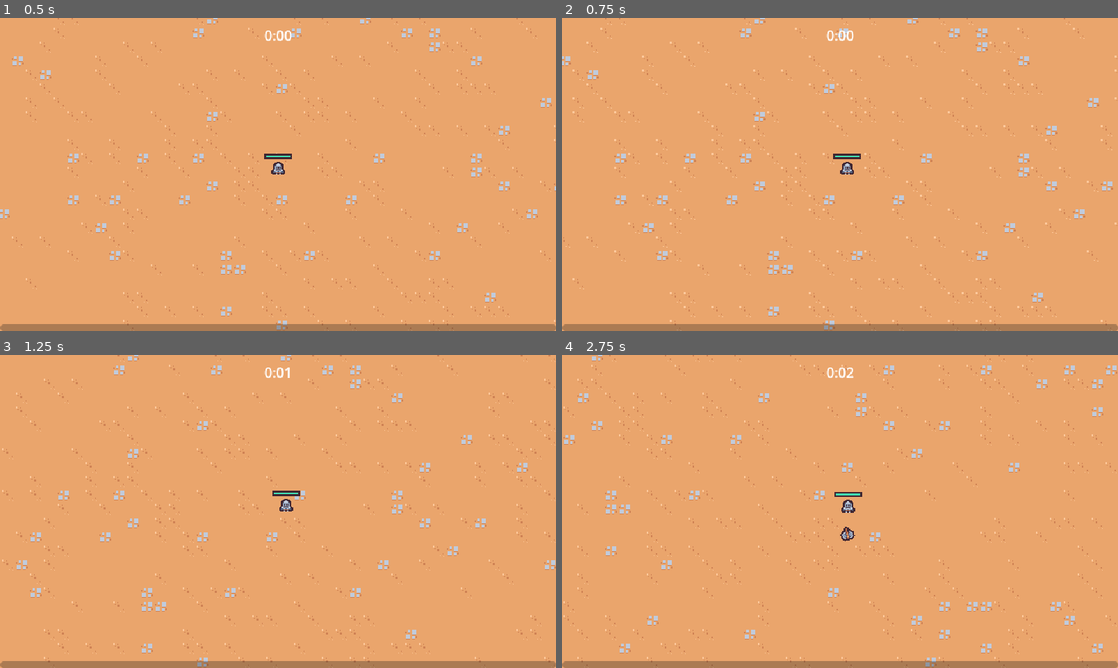
Above: before the commit, frames 1-4 (two rows, left to right).
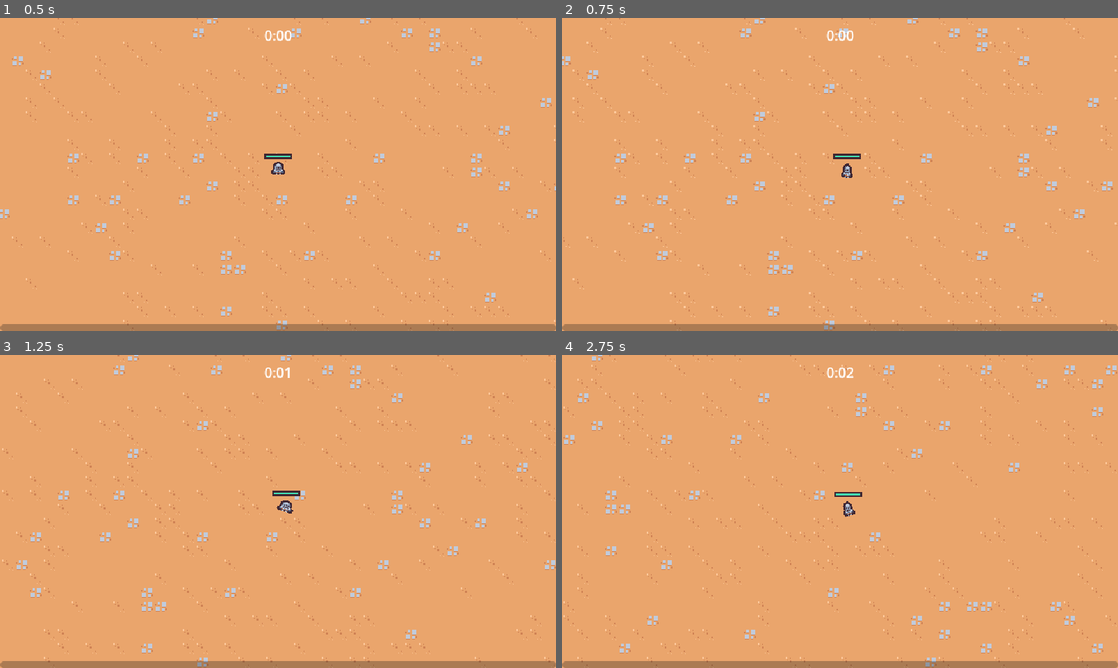
Above: after the commit, the same moments.

Repository: maxkaiser11/2DSurvivor
Game: Godot game, scene res://scenes/main/main.tscn
Two runs of this game, one before a commit and one after it. Both use one fixed random seed, a clock stepped at 60 frames per second and the inputs below.
Inputs (mouse positions are in pixels of both pictures, inside the frame that each line leads up to):
- Up to frame 1 (0.5 s): no input
- Up to frame 2 (0.75 s): move the mouse to (962, 158) at 0.52 s; press the mouse at (962, 158) at 0.53 s; hold D (move_right) from 0.53 s (still down)
- Up to frame 3 (1.25 s): keep holding D (move_right)
- Up to frame 4 (2.75 s): move the mouse to (728, 527) at 1.27 s; release D (move_right) at 1.28 s; release the mouse at (728, 527) at 1.28 s; hold S (move_down) 1.28-2.03 s; click (728, 527) at 1.35 s; move the mouse to (895, 442) at 2.02 s; press the mouse at (895, 442) at 2.03 s; hold D (move_right) from 2.03 s (still down)

Frame 1 is identical in both runs. In frame 2, less than 0.1% of the frame differs, in the area x 50-53%, y 46-52%; in frame 3, less than 0.1%; in frame 4, 0.2%, in the area x 50-53%, y 46-60%.

Commit message:
animated player

Diff:
--- /dev/null
+++ b/resources/upgrades/ability.gd
@@ -0,0 +1,4 @@
+extends AbilityUpgrade
+class_name Ability
+
+@export var ability_controller_scene: PackedScene
--- a/resources/upgrades/ability_upgrade.gd
+++ b/resources/upgrades/ability_upgrade.gd
@@ -2,5 +2,6 @@
 class_name AbilityUpgrade
 
 @export var id: String
+@export var max_quantity: int
 @export var name: String
 @export_multiline var description: String
--- /dev/null
+++ b/resources/upgrades/axe.tres
@@ -0,0 +1,12 @@
+[gd_resource type="Resource" script_class="Ability" load_steps=3 format=3 uid="uid://dly4f2a6s677h"]
+
+[ext_resource type="PackedScene" uid="uid://dsm8ofwx1bfgo" path="res://scenes/ability/axe_ability_controller/axe_ability_controller.tscn" id="1_l7g5u"]
+[ext_resource type="Script" path="res://resources/upgrades/ability.gd" id="1_v2vo6"]
+
+[resource]
+script = ExtResource("1_v2vo6")
+ability_controller_scene = ExtResource("1_l7g5u")
+id = "axe"
+max_quantity = 1
+name = "Axe"
+description = "Periodically sends out a spinning axe."
--- a/resources/upgrades/sword_rate.tres
+++ b/resources/upgrades/sword_rate.tres
@@ -1,9 +1,10 @@
-[gd_resource type="Resource" load_steps=2 format=3 uid="uid://chqqw4ofb8teo"]
+[gd_resource type="Resource" script_class="AbilityUpgrade" load_steps=2 format=3 uid="uid://chqqw4ofb8teo"]
 
 [ext_resource type="Script" path="res://resources/upgrades/ability_upgrade.gd" id="1_to1jt"]
 
 [resource]
 script = ExtResource("1_to1jt")
 id = "sword_rate"
+max_quantity = 5
 name = "Sword Quickness"
-description = "Increases sword attack rate by 10%."
+description = "Increases sword attack rate by 10%. (Stacks up to 5 times)"
--- a/scenes/ability/axe_ability_controller/axe_ability_controller.tscn
+++ b/scenes/ability/axe_ability_controller/axe_ability_controller.tscn
@@ -8,5 +8,5 @@
 axe_ability_scene = ExtResource("2_g7ndb")
 
 [node name="Timer" type="Timer" parent="."]
-wait_time = 2.0
+wait_time = 3.5
 autostart = true
--- a/scenes/game_object/player/player.gd
+++ b/scenes/game_object/player/player.gd
@@ -6,6 +6,9 @@
 @onready var damage_interval_timer = $DamageIntervalTimer
 @onready var health_component = $HealthComponent
 @onready var health_bar = $HealthBar
+@onready var abilities = $Abilities
+@onready var animation_player = $AnimationPlayer
+@onready var visuals = $Visuals
 
 var number_colliding_bodies = 0
 
@@ -15,6 +18,7 @@
 	$CollisionArea2D.body_exited.connect(on_body_exited)
 	damage_interval_timer.timeout.connect(on_damage_interval_timer_timeout)
 	health_component.health_changed.connect(on_health_changed)
+	GameEvents.ability_upgrade_added.connect(on_ability_upgrade_added)
 	update_health_display()
 
 
@@ -25,6 +29,17 @@
 
 	velocity = velocity.lerp(target_velocity,  1 - exp(-delta * ACCELERATION_SMOOTHING))
 	move_and_slide()
+
+	if movement_vector.x != 0 || movement_vector.y != 0:
+		animation_player.play("walk")
+	else:
+		animation_player.play("RESET")
+
+	var move_sign = sign(movement_vector.x)
+	if move_sign == 0:
+		visuals.scale = Vector2.ONE
+	else:
+		visuals.scale = Vector2(move_sign, 1)
 
 
 func get_movement_vector():
@@ -61,3 +76,11 @@
 
 func on_health_changed():
 	update_health_display()
+
+
+func on_ability_upgrade_added(ability_upgrade: AbilityUpgrade, current_upgrades: Dictionary):
+	if not ability_upgrade is Ability:
+		return
+
+	var ability = ability_upgrade as Ability
+	abilities.add_child(ability.ability_controller_scene.instantiate())
--- a/scenes/game_object/player/player.tscn
+++ b/scenes/game_object/player/player.tscn
@@ -1,10 +1,96 @@
-[gd_scene load_steps=11 format=3 uid="uid://divn3ixbwn42n"]
+[gd_scene load_steps=13 format=3 uid="uid://divn3ixbwn42n"]
 
 [ext_resource type="Texture2D" uid="uid://cn84vwfxwktiv" path="res://scenes/game_object/player/player.png" id="1_dql74"]
 [ext_resource type="Script" path="res://scenes/game_object/player/player.gd" id="1_uikdj"]
 [ext_resource type="PackedScene" uid="uid://cuwmvtlvrme8a" path="res://scenes/ability/sword_ability_controller/sword_ability_controller.tscn" id="2_i3xee"]
 [ext_resource type="PackedScene" uid="uid://0dbp2ke841oi" path="res://scenes/component/health_component.tscn" id="2_p6j2q"]
-[ext_resource type="PackedScene" uid="uid://dsm8ofwx1bfgo" path="res://scenes/ability/axe_ability_controller/axe_ability_controller.tscn" id="4_mwurj"]
+
+[sub_resource type="Animation" id="Animation_ywt07"]
+resource_name = "walk"
+length = 0.4
+loop_mode = 1
+step = 0.1
+tracks/0/type = "value"
+tracks/0/imported = false
+tracks/0/enabled = true
+tracks/0/path = NodePath("Visuals/Sprite2D:position")
+tracks/0/interp = 2
+tracks/0/loop_wrap = true
+tracks/0/keys = {
+"times": PackedFloat32Array(0, 0.1, 0.3),
+"transitions": PackedFloat32Array(1, 1, 1),
+"update": 0,
+"values": [Vector2(0, -8), Vector2(0, -5), Vector2(0, -8)]
+}
+tracks/1/type = "value"
+tracks/1/imported = false
+tracks/1/enabled = true
+tracks/1/path = NodePath("Visuals/Sprite2D:rotation")
+tracks/1/interp = 2
+tracks/1/loop_wrap = true
+tracks/1/keys = {
+"times": PackedFloat32Array(0, 0.1, 0.2, 0.4),
+"transitions": PackedFloat32Array(1, 1, 1, 1),
+"update": 0,
+"values": [0.0, -0.261799, 0.261799, 0.0]
+}
+tracks/2/type = "value"
+tracks/2/imported = false
+tracks/2/enabled = true
+tracks/2/path = NodePath("Visuals/Sprite2D:scale")
+tracks/2/interp = 2
+tracks/2/loop_wrap = true
+tracks/2/keys = {
+"times": PackedFloat32Array(0, 0.1, 0.3, 0.4),
+"transitions": PackedFloat32Array(0.784, 2.63, 2.92, 1),
+"update": 0,
+"values": [Vector2(1, 1), Vector2(0.8, 1.1), Vector2(1.5, 0.7), Vector2(1, 1)]
+}
+
+[sub_resource type="Animation" id="Animation_5tixm"]
+length = 0.001
+tracks/0/type = "value"
+tracks/0/imported = false
+tracks/0/enabled = true
+tracks/0/path = NodePath("Visuals/Sprite2D:position")
+tracks/0/interp = 1
+tracks/0/loop_wrap = true
+tracks/0/keys = {
+"times": PackedFloat32Array(0),
+"transitions": PackedFloat32Array(1),
+"update": 0,
+"values": [Vector2(0, -8)]
+}
+tracks/1/type = "value"
+tracks/1/imported = false
+tracks/1/enabled = true
+tracks/1/path = NodePath("Visuals/Sprite2D:rotation")
+tracks/1/interp = 1
+tracks/1/loop_wrap = true
+tracks/1/keys = {
+"times": PackedFloat32Array(0),
+"transitions": PackedFloat32Array(1),
+"update": 0,
+"values": [0.0]
+}
+tracks/2/type = "value"
+tracks/2/imported = false
+tracks/2/enabled = true
+tracks/2/path = NodePath("Visuals/Sprite2D:scale")
+tracks/2/interp = 1
+tracks/2/loop_wrap = true
+tracks/2/keys = {
+"times": PackedFloat32Array(0),
+"transitions": PackedFloat32Array(1),
+"update": 0,
+"values": [Vector2(1, 1)]
+}
+
+[sub_resource type="AnimationLibrary" id="AnimationLibrary_eoida"]
+_data = {
+"RESET": SubResource("Animation_5tixm"),
+"walk": SubResource("Animation_ywt07")
+}
 
 [sub_resource type="StyleBoxFlat" id="StyleBoxFlat_2grq7"]
 bg_color = Color(0.247059, 0.14902, 0.192157, 1)
@@ -31,13 +117,16 @@
 motion_mode = 1
 script = ExtResource("1_uikdj")
 
+[node name="AnimationPlayer" type="AnimationPlayer" parent="."]
+libraries = {
+"": SubResource("AnimationLibrary_eoida")
+}
+
 [node name="HealthComponent" parent="." instance=ExtResource("2_p6j2q")]
 
-[node name="AbilityManager" type="Node" parent="."]
+[node name="Abilities" type="Node" parent="."]
 
-[node name="SwordAbilityController" parent="AbilityManager" instance=ExtResource("2_i3xee")]
-
-[node name="AxeAbilityController" parent="AbilityManager" instance=ExtResource("4_mwurj")]
+[node name="SwordAbilityController" parent="Abilities" instance=ExtResource("2_i3xee")]
 
 [node name="DamageIntervalTimer" type="Timer" parent="."]
 wait_time = 0.5
@@ -65,7 +154,9 @@
 [node name="CollisionShape2D" type="CollisionShape2D" parent="PickupArea2D"]
 shape = SubResource("CircleShape2D_q2kil")
 
-[node name="Sprite2D" type="Sprite2D" parent="."]
+[node name="Visuals" type="Node2D" parent="."]
+
+[node name="Sprite2D" type="Sprite2D" parent="Visuals"]
 position = Vector2(0, -8)
 texture = ExtResource("1_dql74")
 
--- a/scenes/manager/upgrade_manager.gd
+++ b/scenes/manager/upgrade_manager.gd
@@ -11,17 +11,6 @@
 	experience_manager.level_up.connect(on_level_up)
 
 
-func on_level_up(current_level: int):
-	var chosen_upgrade = upgrade_pool.pick_random() as AbilityUpgrade
-	if chosen_upgrade == null:
-		return
-
-	var upgrade_screen_instance = upgrade_screen_scene.instantiate()
-	add_child(upgrade_screen_instance)
-	upgrade_screen_instance.set_ability_upgrades([chosen_upgrade] as Array[AbilityUpgrade])
-	upgrade_screen_instance.upgrade_selected.connect(on_upgrade_selected)
-
-
 func apply_upgrade(upgrade: AbilityUpgrade):
 	var has_upgrade = current_upgrades.has(upgrade.id)
 	if !has_upgrade:
@@ -32,8 +21,34 @@
 	else:
 		current_upgrades[upgrade.id]["quantity"] += 1
 
+	if upgrade.max_quantity > 0:
+		var current_quantity = current_upgrades[upgrade.id]["quantity"]
+		if current_quantity == upgrade.max_quantity:
+			upgrade_pool = upgrade_pool.filter(func (pool_upgrade): return pool_upgrade.id != upgrade.id)
+
 	GameEvents.emit_ability_upgraded_added(upgrade, current_upgrades)
+
+
+func pick_upgrades():
+	var chosen_upgrades: Array[AbilityUpgrade] = []
+	var filtered_upgrades = upgrade_pool.duplicate()
+	for i in 2:
+		if filtered_upgrades.size() == 0:
+			break
+		var chosen_upgrade = filtered_upgrades.pick_random() as AbilityUpgrade
+		chosen_upgrades.append(chosen_upgrade)
+		filtered_upgrades = filtered_upgrades.filter(func (upgrade): return upgrade.id != chosen_upgrade.id)
+
+	return chosen_upgrades
 
 
 func on_upgrade_selected(upgrade: AbilityUpgrade):
 	apply_upgrade(upgrade)
+
+
+func on_level_up(current_level: int):
+	var upgrade_screen_instance = upgrade_screen_scene.instantiate()
+	add_child(upgrade_screen_instance)
+	var chosen_upgrades = pick_upgrades()
+	upgrade_screen_instance.set_ability_upgrades(chosen_upgrades as Array[AbilityUpgrade])
+	upgrade_screen_instance.upgrade_selected.connect(on_upgrade_selected)
--- a/scenes/manager/upgrade_manager.tscn
+++ b/scenes/manager/upgrade_manager.tscn
@@ -1,11 +1,12 @@
-[gd_scene load_steps=5 format=3 uid="uid://b66qf87g8vvna"]
+[gd_scene load_steps=6 format=3 uid="uid://b66qf87g8vvna"]
 
 [ext_resource type="Script" path="res://scenes/manager/upgrade_manager.gd" id="1_bykn2"]
 [ext_resource type="Script" path="res://resources/upgrades/ability_upgrade.gd" id="2_meer2"]
 [ext_resource type="Resource" uid="uid://chqqw4ofb8teo" path="res://resources/upgrades/sword_rate.tres" id="3_i83go"]
 [ext_resource type="PackedScene" uid="uid://llghofqie0q3" path="res://scenes/ui/upgrade_screen.tscn" id="4_cdxw4"]
+[ext_resource type="Resource" uid="uid://dly4f2a6s677h" path="res://resources/upgrades/axe.tres" id="4_ox1w2"]
 
 [node name="UpgradeManager" type="Node"]
 script = ExtResource("1_bykn2")
-upgrade_pool = Array[ExtResource("2_meer2")]([ExtResource("3_i83go")])
+upgrade_pool = Array[ExtResource("2_meer2")]([ExtResource("3_i83go"), ExtResource("4_ox1w2")])
 upgrade_screen_scene = ExtResource("4_cdxw4")
